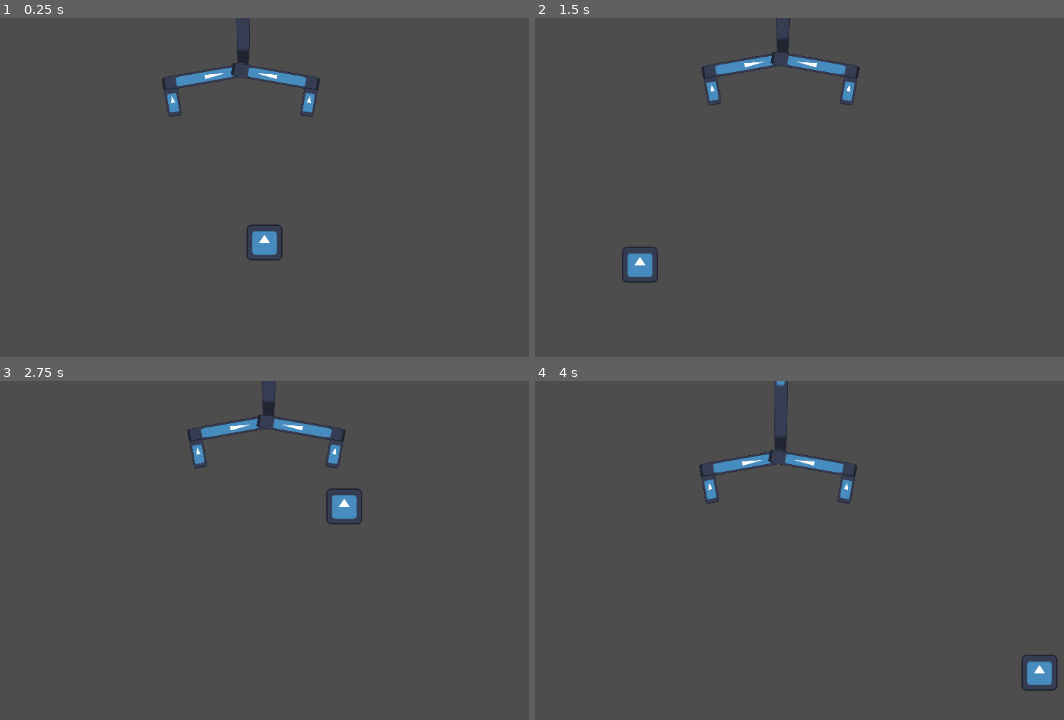
Above: before the commit, frames 1-4 (two rows, left to right).
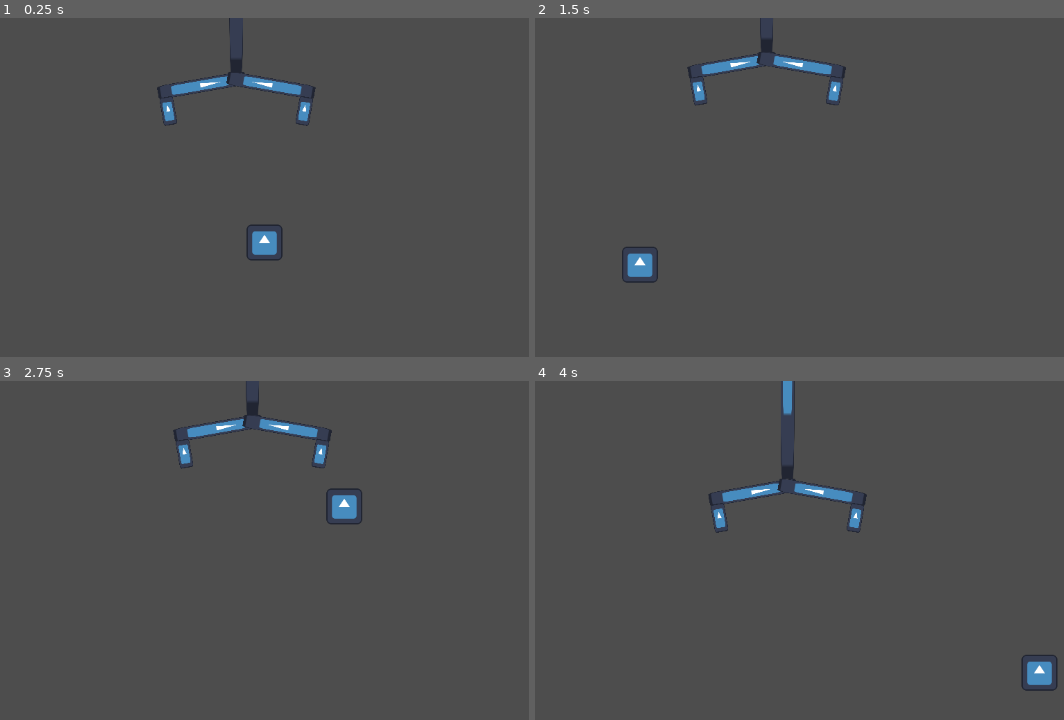
Above: after the commit, the same moments.

Repository: bonsaipropaganda/GMTK-Jam-2023
Game: Godot game, scene res://scenes/claw/claw_tests.tscn
Same seed, same stepped clock (60 frames per second), same inputs: the game is played once before the commit and once after it. The project has no main scene, so this scene is started directly. The engine's default icon, where the game draws it, is replaced by a stand-in: a white triangle on a blue panel in a dark square.
Inputs (mouse positions are in pixels of both pictures, inside the frame that each line leads up to):
- Up to frame 1 (0.25 s): no input
- Up to frame 2 (1.5 s): move the mouse to (974, 221) at 0.52 s; move the mouse to (640, 265) at 1.27 s
- Up to frame 3 (2.75 s): move the mouse to (343, 506) at 2.02 s
- Up to frame 4 (4 s): move the mouse to (757, 696) at 2.77 s; move the mouse to (1037, 672) at 3.52 s

The runs differ from the first frame. In frame 1, 1.9% of the frame differs, in the area x 29-61%, y 0-32%; in frame 2, 1.7%; in frame 3, 1.7%; in frame 4, 2.5%, in the area x 31-63%, y 0-45%.

Commit message:
Fixed animation bug (had to not sync arm AnimatableBody to physics) & Updated grab_distance

Diff:
--- a/code/claw/claw.gd
+++ b/code/claw/claw.gd
@@ -12,7 +12,7 @@
 ## The speed at wich the claw goes back up
 @export var ascending_speed: float = 200.0
 ## The horizontal distance at wich the claw tries to grab
-@export var grab_distance: float = 35.0
+@export var grab_distance: float = 45.0
 
 
 ## If the player is inside this area, close the hand
--- a/scenes/claw/claw.tscn
+++ b/scenes/claw/claw.tscn
@@ -21,7 +21,34 @@
 size = Vector2(20, 40)
 
 [sub_resource type="CircleShape2D" id="CircleShape2D_88500"]
-radius = 60.0
+radius = 30.0
+
+[sub_resource type="Animation" id="Animation_k8aej"]
+length = 0.001
+tracks/0/type = "value"
+tracks/0/imported = false
+tracks/0/enabled = true
+tracks/0/path = NodePath("LeftHand:rotation")
+tracks/0/interp = 3
+tracks/0/loop_wrap = true
+tracks/0/keys = {
+"times": PackedFloat32Array(0),
+"transitions": PackedFloat32Array(1),
+"update": 0,
+"values": [0.0]
+}
+tracks/1/type = "value"
+tracks/1/imported = false
+tracks/1/enabled = true
+tracks/1/path = NodePath("RightHand:rotation")
+tracks/1/interp = 3
+tracks/1/loop_wrap = true
+tracks/1/keys = {
+"times": PackedFloat32Array(0),
+"transitions": PackedFloat32Array(1),
+"update": 0,
+"values": [0.0]
+}
 
 [sub_resource type="Animation" id="Animation_b2ior"]
 resource_name = "close"
@@ -50,57 +77,6 @@
 "update": 0,
 "values": [0.0, 0.959931]
 }
-tracks/2/type = "value"
-tracks/2/imported = false
-tracks/2/enabled = true
-tracks/2/path = NodePath("HandArea/CollisionShape2D:shape:radius")
-tracks/2/interp = 0
-tracks/2/loop_wrap = true
-tracks/2/keys = {
-"times": PackedFloat32Array(0, 0.1),
-"transitions": PackedFloat32Array(1, 1),
-"update": 0,
-"values": [60.0, 30.0]
-}
-
-[sub_resource type="Animation" id="Animation_k8aej"]
-length = 0.001
-tracks/0/type = "value"
-tracks/0/imported = false
-tracks/0/enabled = true
-tracks/0/path = NodePath("LeftHand:rotation")
-tracks/0/interp = 1
-tracks/0/loop_wrap = true
-tracks/0/keys = {
-"times": PackedFloat32Array(0),
-"transitions": PackedFloat32Array(1),
-"update": 0,
-"values": [0.0]
-}
-tracks/1/type = "value"
-tracks/1/imported = false
-tracks/1/enabled = true
-tracks/1/path = NodePath("RightHand:rotation")
-tracks/1/interp = 1
-tracks/1/loop_wrap = true
-tracks/1/keys = {
-"times": PackedFloat32Array(0),
-"transitions": PackedFloat32Array(1),
-"update": 0,
-"values": [0.0]
-}
-tracks/2/type = "value"
-tracks/2/imported = false
-tracks/2/enabled = true
-tracks/2/path = NodePath("HandArea/CollisionShape2D:shape:radius")
-tracks/2/interp = 1
-tracks/2/loop_wrap = true
-tracks/2/keys = {
-"times": PackedFloat32Array(0),
-"transitions": PackedFloat32Array(1),
-"update": 0,
-"values": [60.0]
-}
 
 [sub_resource type="AnimationLibrary" id="AnimationLibrary_mfj81"]
 _data = {
@@ -123,6 +99,7 @@
 [node name="LeftHand" type="AnimatableBody2D" parent="."]
 position = Vector2(0, 60)
 collision_layer = 4
+sync_to_physics = false
 
 [node name="UpperPart" type="CollisionShape2D" parent="LeftHand"]
 position = Vector2(-50, 8)
@@ -145,6 +122,7 @@
 [node name="RightHand" type="AnimatableBody2D" parent="."]
 position = Vector2(0, 60)
 collision_layer = 4
+sync_to_physics = false
 
 [node name="UpperPart" type="CollisionShape2D" parent="RightHand"]
 position = Vector2(50, 8)
@@ -165,7 +143,7 @@
 texture = ExtResource("1_um1yc")
 
 [node name="HandArea" type="Area2D" parent="."]
-position = Vector2(0, 135)
+position = Vector2(0, 120)
 collision_layer = 0
 monitorable = false
 
